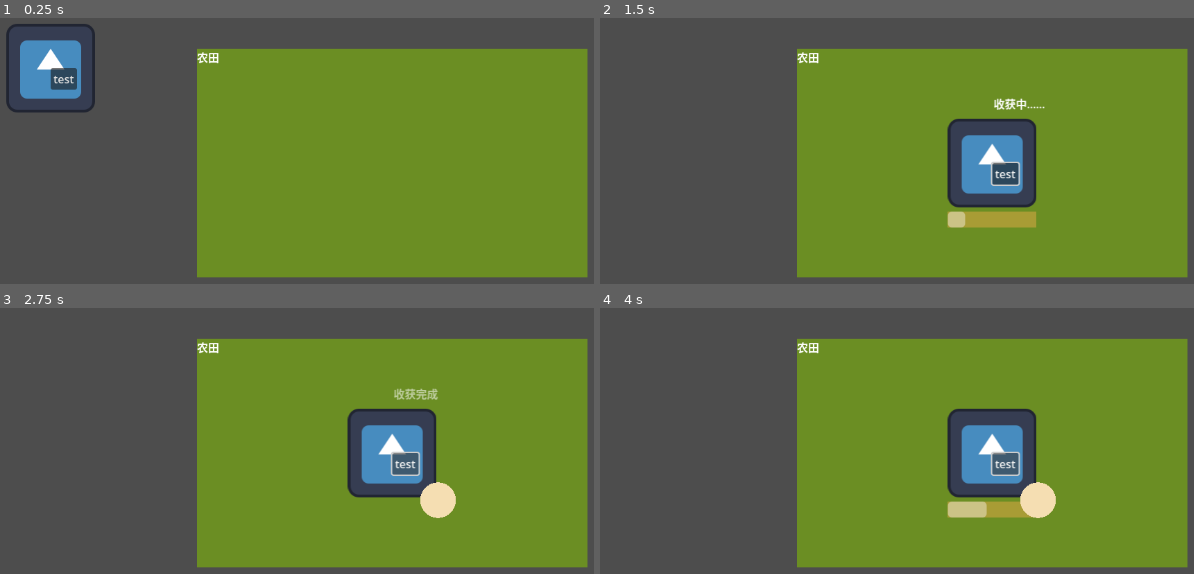
Above: before the commit, frames 1-4 (two rows, left to right).
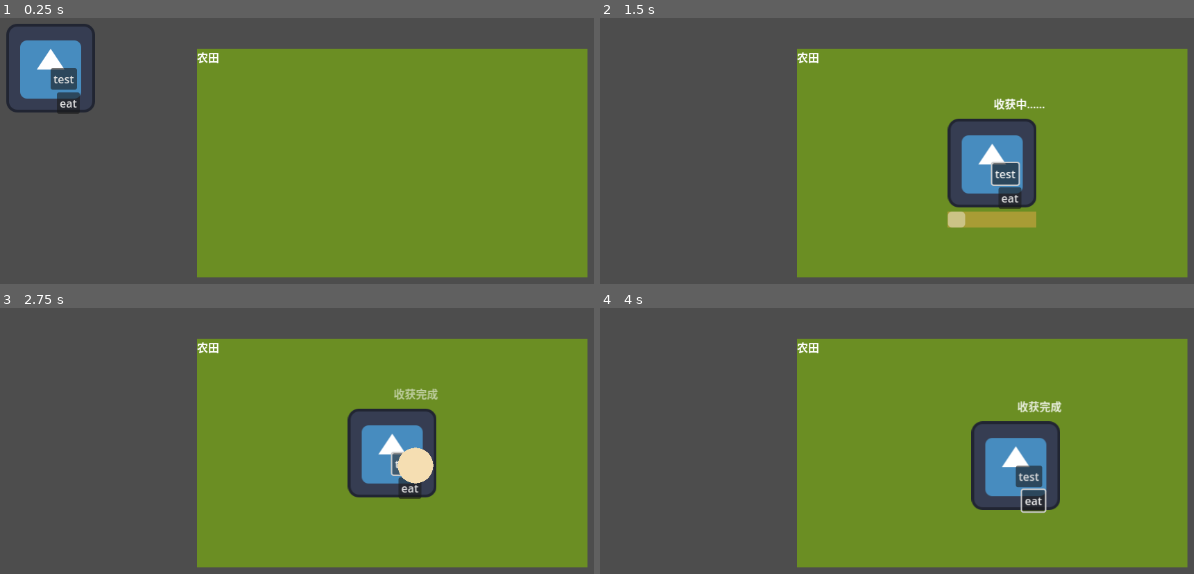
Above: after the commit, the same moments.

Repository: picasso250/marketworld
Game: Godot game, scene res://main.tscn
Same seed, same stepped clock (60 frames per second), same inputs: the game is played once before the commit and once after it. The engine's default icon, where the game draws it, is replaced by a stand-in: a white triangle on a blue panel in a dark square.
Inputs (mouse positions are in pixels of both pictures, inside the frame that each line leads up to):
- Up to frame 1 (0.25 s): no input
- Up to frame 2 (1.5 s): click "test" at 0.5 s; click (974, 188) at 1.25 s, where only the run after the commit has a clickable "eat"
- Up to frame 3 (2.75 s): click "test" at 2 s
- Up to frame 4 (4 s): click (1009, 488) at 2.75 s, where only the run after the commit has a clickable "eat"; click "test" at 3.5 s

The runs differ from the first frame. In frame 1, 0.3% of the frame differs, in the area x 9-14%, y 27-37%; in frame 2, 0.3%; in frame 3, 1.5%; in frame 4, 7.0%, in the area x 58-78%, y 34-79%.

Commit message:
do_task

Diff:
--- a/farmland.gd
+++ b/farmland.gd
@@ -34,3 +34,29 @@
 # 返回农田的中心位置（二维向量）
 func get_center_position() -> Vector2:
 	return position + size / 2
+
+func do_task(task_type: String):
+	match task_type:
+		"harvest":
+			# Add your code for the 'eat' task here
+			print("Task: harvest")
+			_perform_harvest_task()
+
+		_:
+			print("Unknown task type: %s" % task_type)
+			# Handle unknown task type if necessary
+
+# Define the specific task functions
+func _perform_harvest_task():
+	# Implementation of eating task
+	print("Performing harvest task")
+
+	var food = get_node("Food").duplicate()
+	food.visible = true
+
+	var random_range = 80
+
+	# Generate a random offset position
+	var random_offset = Vector2(randf_range(-random_range, random_range), randf_range(-random_range, random_range))
+	food.position = get_center_position() + random_offset
+	get_parent().add_child(food) # Add grain to the parent node.
--- a/farmland.tscn
+++ b/farmland.tscn
@@ -1,7 +1,7 @@
 [gd_scene load_steps=3 format=3 uid="uid://ibag5wmonx4g"]
 
 [ext_resource type="Script" path="res://farmland.gd" id="1_dl73f"]
-[ext_resource type="PackedScene" uid="uid://cfljig0obxlif" path="res://grain.tscn" id="2_fcfnv"]
+[ext_resource type="PackedScene" uid="uid://cfljig0obxlif" path="res://food.tscn" id="2_fcfnv"]
 
 [node name="Farmland" type="ColorRect"]
 offset_right = 563.0
@@ -16,10 +16,6 @@
 offset_bottom = 23.0
 text = "农田"
 
-[node name="Grain" parent="." instance=ExtResource("2_fcfnv")]
+[node name="Food" parent="." instance=ExtResource("2_fcfnv")]
 visible = false
 layout_mode = 0
-offset_left = 34.0
-offset_top = 36.0
-offset_right = 98.0
-offset_bottom = 100.0
--- /dev/null
+++ b/food.gd
@@ -0,0 +1,33 @@
+extends ColorRect
+
+@export var task_duration = 1
+
+# Called when the node enters the scene tree for the first time.
+func _ready():
+	pass # Replace with function body.
+
+
+# Called every frame. 'delta' is the elapsed time since the previous frame.
+func _process(delta):
+	pass
+
+func get_center_position() -> Vector2:
+	return position + size / 2
+
+
+func do_task(task_type: String):
+	match task_type:
+		"eat":
+			# Add your code for the 'eat' task here
+			print("Task: Eating")
+			_perform_eating_task()
+
+		_:
+			print("Unknown task type: %s" % task_type)
+			# Handle unknown task type if necessary
+
+# Define the specific task functions
+func _perform_eating_task():
+	# Implementation of eating task
+	print("Performing eating task")
+	queue_free()
--- /dev/null
+++ b/food.tscn
@@ -0,0 +1,16 @@
+[gd_scene load_steps=4 format=3 uid="uid://cfljig0obxlif"]
+
+[ext_resource type="Shader" path="res://dot.gdshader" id="1_esy2b"]
+[ext_resource type="Script" path="res://food.gd" id="2_56a2l"]
+
+[sub_resource type="ShaderMaterial" id="ShaderMaterial_laxo3"]
+shader = ExtResource("1_esy2b")
+shader_parameter/dot_color = Vector4(0.96, 0.87, 0.7, 1)
+shader_parameter/radius = 0.4
+
+[node name="Food" type="ColorRect"]
+material = SubResource("ShaderMaterial_laxo3")
+offset_right = 64.0
+offset_bottom = 64.0
+tooltip_text = "小麦（粮食）"
+script = ExtResource("2_56a2l")
--- a/grain.tscn
+++ /dev/null
@@ -1,14 +0,0 @@
-[gd_scene load_steps=3 format=3 uid="uid://cfljig0obxlif"]
-
-[ext_resource type="Shader" path="res://dot.gdshader" id="1_ljfuk"]
-
-[sub_resource type="ShaderMaterial" id="ShaderMaterial_laxo3"]
-shader = ExtResource("1_ljfuk")
-shader_parameter/dot_color = Vector4(0.96, 0.87, 0.7, 1)
-shader_parameter/radius = 0.4
-
-[node name="Grain" type="ColorRect"]
-material = SubResource("ShaderMaterial_laxo3")
-offset_right = 64.0
-offset_bottom = 64.0
-tooltip_text = "小麦（粮食）"
--- a/main.gd
+++ b/main.gd
@@ -12,5 +12,5 @@
 
 
 func _on_pawn_debug_button_pressed():
-	$Pawn.set_current_task($Farmland, "收割")
+	$Pawn.set_current_task($Farmland, "harvest")
 	#$Pawn.set_target_position( Vector2(800,800))
--- a/main.tscn
+++ b/main.tscn
@@ -26,3 +26,4 @@
 move_speed = 666.0
 
 [connection signal="debug_button_pressed" from="Pawn" to="." method="_on_pawn_debug_button_pressed"]
+[connection signal="debug_button_pressed2" from="Pawn" to="." method="_on_pawn_debug_button_pressed_2"]
--- a/pawn.gd
+++ b/pawn.gd
@@ -1,6 +1,7 @@
 extends Sprite2D
 
 signal debug_button_pressed
+signal debug_button_pressed2
 
 @export var move_speed: float = 100.0  # Speed at which the pawn moves towards the target.
 
@@ -49,10 +50,7 @@
 
 	$StatusText.show_status_with_fade("收获完成")
 
-	var grain = _task_target.get_node("Grain").duplicate()
-	grain.visible = true
-	#grain.position = position+Vector2(200,200)
-	add_child(grain)
+	_task_target.do_task(_task_type)
 
 
 # Updated function to set the current task with a target, type, and task_target.
@@ -95,3 +93,22 @@
 # Debug button signal method.
 func _on_button_pressed():
 	emit_signal("debug_button_pressed")
+
+
+func find_items_by_name(item_name: String) -> Array:
+	var parent = get_parent()
+	var children = parent.get_children()
+	var results = []
+
+	for child in children:
+		if child.name == item_name:
+			results.append(child)
+
+	return results
+
+func _on_button_2_pressed():
+	var items = find_items_by_name("Food")
+
+	if items.size() > 0:
+		var first_item = items[0]
+		set_current_task(first_item, "eat")
--- a/pawn.tscn
+++ b/pawn.tscn
@@ -38,4 +38,12 @@
 text = "发呆中……"
 script = ExtResource("3_gx70p")
 
+[node name="Button2" type="Button" parent="."]
+offset_left = 9.0
+offset_top = 35.0
+offset_right = 42.0
+offset_bottom = 66.0
+text = "eat"
+
 [connection signal="pressed" from="Button" to="." method="_on_button_pressed"]
+[connection signal="pressed" from="Button2" to="." method="_on_button_2_pressed"]
